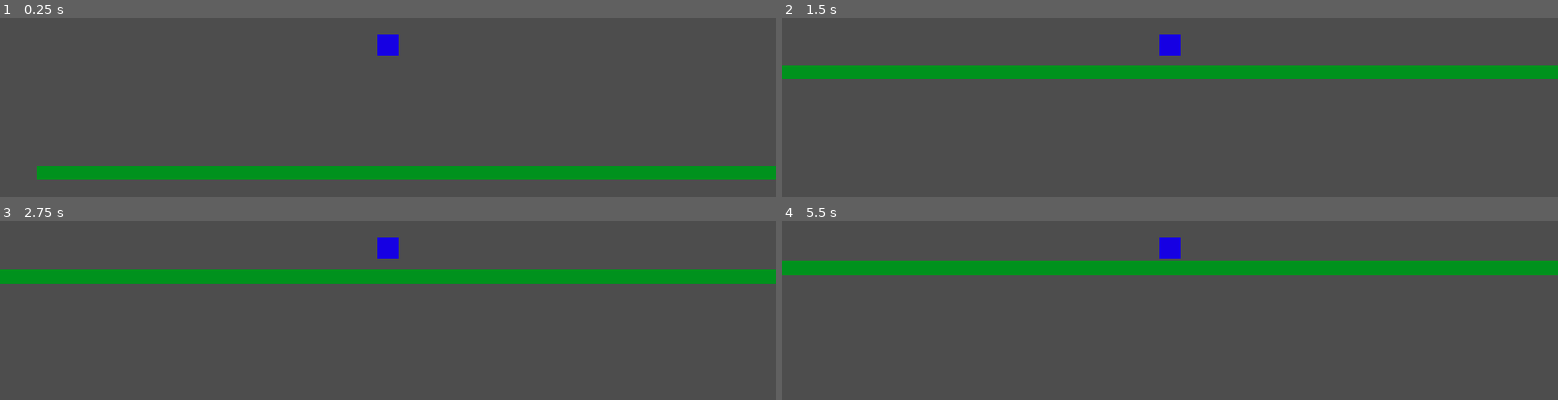
Above: before the commit, frames 1-4 (two rows, left to right).
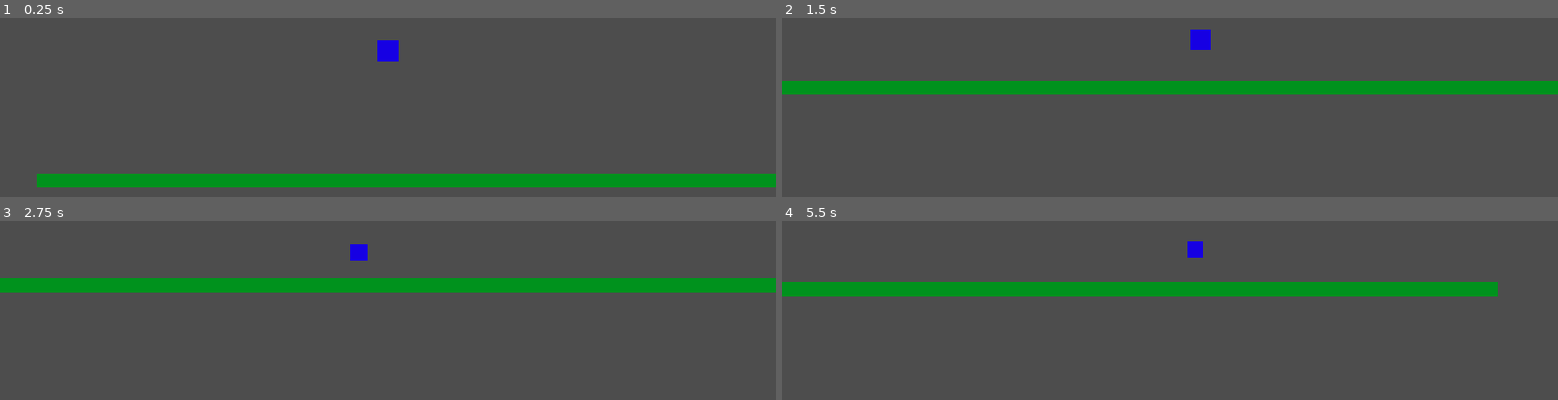
Above: after the commit, the same moments.

Repository: naifureN/unnamed_scale_project
Game: Godot game, scene res://Levels/template_level.tscn
The game is run twice, just before and just after one commit, with the same random seed, the same clock (stepped at 60 frames per second) and the same inputs.
Inputs:
- Up to frame 1 (0.25 s): no input
- Up to frame 2 (1.5 s): hold D (right) from 0.53 s (still down); tap E (bigger, bound only after the commit) at 0.6 s; tap Space (jump) at 0.77, 1.07 s; tap Q (smaller, bound only after the commit) at 0.8, 1.35 s
- Up to frame 3 (2.75 s): tap Space (jump) at 1.52, 1.55, 1.82 s; release D (right) at 2.03 s; hold A (left) from 2.03 s (still down); hold Space (jump) from 2.03 s (still down); tap E (bigger, bound only after the commit) at 2.3 s
- Up to frame 4 (5.5 s): tap Enter at 2.75 s; release A (left) at 2.78 s; release Space (jump) at 2.78 s; hold D (right) 2.78-4.28 s; tap E (bigger, bound only after the commit) at 2.85, 4.35 s; tap Space (jump) at 3.02, 3.32, 4.52, 4.82 s; tap Q (smaller, bound only after the commit) at 3.05, 3.6, 5.1 s; hold Space (jump) 3.53-4.28 s; hold A (left) 4.28-5.03 s; hold D (right) from 5.03 s (still down)

The runs differ from the first frame. In frame 1, 8.4% of the frame differs, in the area x 4-100%, y 9-95%; in frame 2, 16%; in frame 3, 10%; in frame 4, 16%, in the area x 0-100%, y 9-43%.

Commit message:
player size change added

Diff:
--- a/Characters/Player.gd
+++ b/Characters/Player.gd
@@ -1,9 +1,12 @@
 extends CharacterBody2D
 
-@export var speed : float = 200.0
-var jump_vel : float = -250.0
+@export var speed : float = 500.0
+var jump_vel : float = -350.0
 var direction : int = 1
 var gravity = ProjectSettings.get_setting("physics/2d/default_gravity")
+enum {SMALL, NORMAL, BIG}
+var size = NORMAL
+var size_change_time = 0.75
 
 
 func _physics_process(delta):
@@ -12,6 +15,11 @@
 
 	if Input.is_action_pressed("jump") and is_on_floor():
 		velocity.y = jump_vel
+
+	if Input.is_action_just_pressed("smaller") and size != SMALL:
+		make_smaller()
+	if Input.is_action_just_pressed("bigger") and size != BIG:
+		make_bigger()
 
 	var input_direction = Input.get_axis("left", "right")
 
@@ -26,3 +34,21 @@
 		velocity.x = move_toward(velocity.x, 0, speed)
 
 	move_and_slide()
+
+func make_bigger():
+	var tween = get_tree().create_tween()
+	if size == NORMAL:
+		size = BIG
+		tween.tween_property(self, "scale", Vector2(2,2), size_change_time)
+	elif size == SMALL:
+		size = NORMAL
+		tween.tween_property(self, "scale", Vector2(1,1), size_change_time)
+
+func make_smaller():
+	var tween = get_tree().create_tween()
+	if size == BIG:
+		size = NORMAL
+		tween.tween_property(self, "scale", Vector2(1,1), size_change_time)
+	elif size == NORMAL:
+		size = SMALL
+		tween.tween_property(self, "scale", Vector2(0.5,0.5), size_change_time)
--- a/Levels/template_level.tscn
+++ b/Levels/template_level.tscn
@@ -11,6 +11,8 @@
 
 [node name="Camera2D" type="Camera2D" parent="Player"]
 zoom = Vector2(0.5, 0.5)
+process_callback = 0
+position_smoothing_enabled = true
 
 [node name="StaticBody2D" type="StaticBody2D" parent="."]
 collision_layer = 2
--- a/project.godot
+++ b/project.godot
@@ -19,6 +19,10 @@
 
 window/stretch/mode="canvas_items"
 
+[filesystem]
+
+import/blender/enabled=false
+
 [input]
 
 left={
@@ -36,12 +40,26 @@
 "events": [Object(InputEventKey,"resource_local_to_scene":false,"resource_name":"","device":-1,"window_id":0,"alt_pressed":false,"shift_pressed":false,"ctrl_pressed":false,"meta_pressed":false,"pressed":false,"keycode":0,"physical_keycode":32,"key_label":0,"unicode":32,"echo":false,"script":null)
 ]
 }
+bigger={
+"deadzone": 0.5,
+"events": [Object(InputEventKey,"resource_local_to_scene":false,"resource_name":"","device":-1,"window_id":0,"alt_pressed":false,"shift_pressed":false,"ctrl_pressed":false,"meta_pressed":false,"pressed":false,"keycode":0,"physical_keycode":69,"key_label":0,"unicode":101,"echo":false,"script":null)
+]
+}
+smaller={
+"deadzone": 0.5,
+"events": [Object(InputEventKey,"resource_local_to_scene":false,"resource_name":"","device":-1,"window_id":0,"alt_pressed":false,"shift_pressed":false,"ctrl_pressed":false,"meta_pressed":false,"pressed":false,"keycode":0,"physical_keycode":81,"key_label":0,"unicode":113,"echo":false,"script":null)
+]
+}
 
 [layer_names]
 
 2d_physics/layer_1="Player"
 2d_physics/layer_2="Tilemap"
 
+[physics]
+
+2d/default_gravity=800.0
+
 [rendering]
 
 renderer/rendering_method="mobile"
